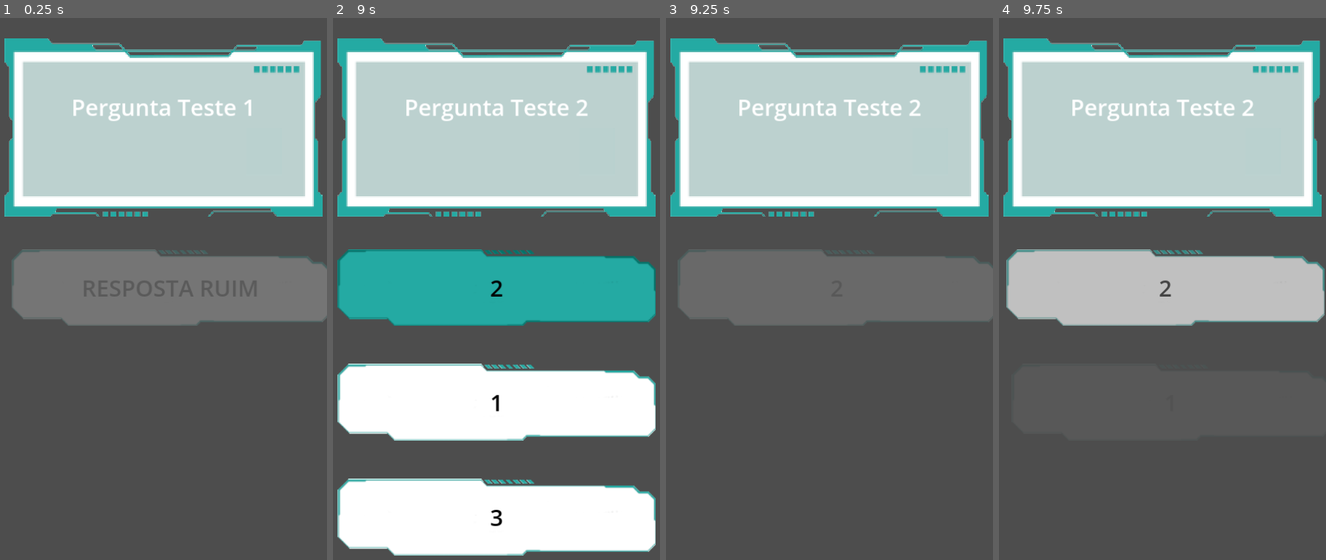
Above: before the commit, frames 1-4 (left to right).
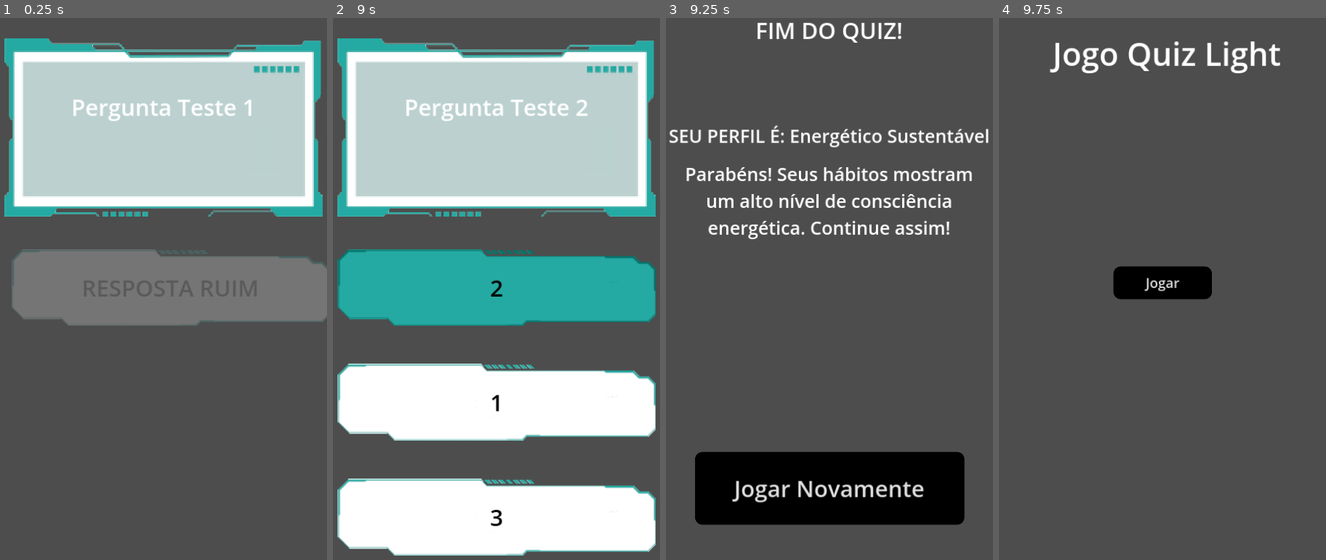
Above: after the commit, the same moments.

Repository: riquerique/Quiz-Light
Game: Godot game, scene res://scenes/main.tscn
The game is run twice, just before and just after one commit, with the same random seed, the same clock (stepped at 60 frames per second) and the same inputs.
Inputs (mouse positions are in pixels of both pictures, inside the frame that each line leads up to):
- Up to frame 1 (0.25 s): no input
- Up to frame 2 (9 s): tap Enter at 2.75 s; click "RESPOSTA OK" at 3.5 s; click "RESPOSTA OK" at 4.25 s; tap Space at 7.25 s; click "2" at 8 s; click "1" at 8.75 s
- Up to frame 3 (9.25 s): no input
- Up to frame 4 (9.75 s): click (1162, 489) at 9.5 s, where only the run after the commit has a clickable "Jogar Novamente"

Frames 1-2 are identical in both runs. In frame 3, 53% of the frame differs, in the area x 0-100%, y 0-94%; in frame 4, 42%.

Commit message:
Tela de Resultado
Adicionei a tela de resultado e o loop do jogo ta feito;

Diff:
--- /dev/null
+++ b/scenes/results.tscn
@@ -0,0 +1,78 @@
+[gd_scene load_steps=3 format=3 uid="uid://b5w1yk0tqcxoy"]
+
+[ext_resource type="Script" path="res://scripts/resultado.gd" id="1_0yt5c"]
+
+[sub_resource type="StyleBoxFlat" id="StyleBoxFlat_i0i31"]
+bg_color = Color(0, 0, 0, 1)
+corner_radius_top_left = 16
+corner_radius_top_right = 16
+corner_radius_bottom_right = 16
+corner_radius_bottom_left = 16
+
+[node name="Results" type="Control"]
+layout_mode = 3
+anchors_preset = 15
+anchor_right = 1.0
+anchor_bottom = 1.0
+grow_horizontal = 2
+grow_vertical = 2
+script = ExtResource("1_0yt5c")
+
+[node name="Label" type="Label" parent="."]
+layout_mode = 1
+anchors_preset = 10
+anchor_right = 1.0
+offset_bottom = 169.0
+grow_horizontal = 2
+theme_override_font_sizes/font_size = 50
+text = "FIM DO QUIZ!"
+horizontal_alignment = 1
+vertical_alignment = 1
+
+[node name="Profile" type="Label" parent="."]
+layout_mode = 1
+anchors_preset = 14
+anchor_top = 0.5
+anchor_right = 1.0
+anchor_bottom = 0.5
+offset_top = -351.0
+offset_bottom = -289.0
+grow_horizontal = 2
+grow_vertical = 2
+theme_override_font_sizes/font_size = 40
+text = "SEU PERFIL É: "
+horizontal_alignment = 1
+
+[node name="Description" type="Label" parent="."]
+layout_mode = 1
+anchors_preset = 14
+anchor_top = 0.5
+anchor_right = 1.0
+anchor_bottom = 0.5
+offset_left = 30.0
+offset_top = -267.0
+offset_right = -30.0
+offset_bottom = -14.0
+grow_horizontal = 2
+grow_vertical = 2
+theme_override_font_sizes/font_size = 40
+horizontal_alignment = 1
+autowrap_mode = 3
+
+[node name="Button" type="Button" parent="."]
+layout_mode = 1
+anchors_preset = 14
+anchor_top = 0.5
+anchor_right = 1.0
+anchor_bottom = 0.5
+offset_left = 64.0
+offset_top = 372.0
+offset_right = -63.0
+offset_bottom = 532.0
+grow_horizontal = 2
+grow_vertical = 2
+theme_override_font_sizes/font_size = 50
+theme_override_styles/normal = SubResource("StyleBoxFlat_i0i31")
+text = "Jogar Novamente"
+
+[connection signal="pressed" from="Button" to="." method="_on_button_pressed"]
--- a/scripts/Controller/game_controller.gd
+++ b/scripts/Controller/game_controller.gd
@@ -109,4 +109,4 @@
 	return array_temp
 
 func _game_over() -> void:
-	pass
+	get_tree().change_scene_to_file('res://scenes/results.tscn')
--- /dev/null
+++ b/scripts/resultado.gd
@@ -0,0 +1,16 @@
+extends Control
+
+# Called when the node enters the scene tree for the first time.
+func _ready() -> void:
+	if GlobalVar.pontos >= 20:
+		$Profile.text += "Energético Sustentável"
+		$Description.text = "Parabéns! Seus hábitos mostram um alto nível de consciência energética. Continue assim!"
+	elif GlobalVar.pontos >= 10:
+		$Profile.text += "Moderado Consciente"
+		$Description.text = "Você está no caminho certo, mas ainda pode melhorar alguns aspectos do seu consumo energético."
+	else:
+		$Profile.text += "Desperdiçador de Energia"
+		$Description.text = "Seus hábitos mostram um consumo energético elevado. Que tal revisar seus comportamentos e ajudar o planeta?"
+
+func _on_button_pressed() -> void:
+	get_tree().change_scene_to_file('res://scenes/menu.tscn')
